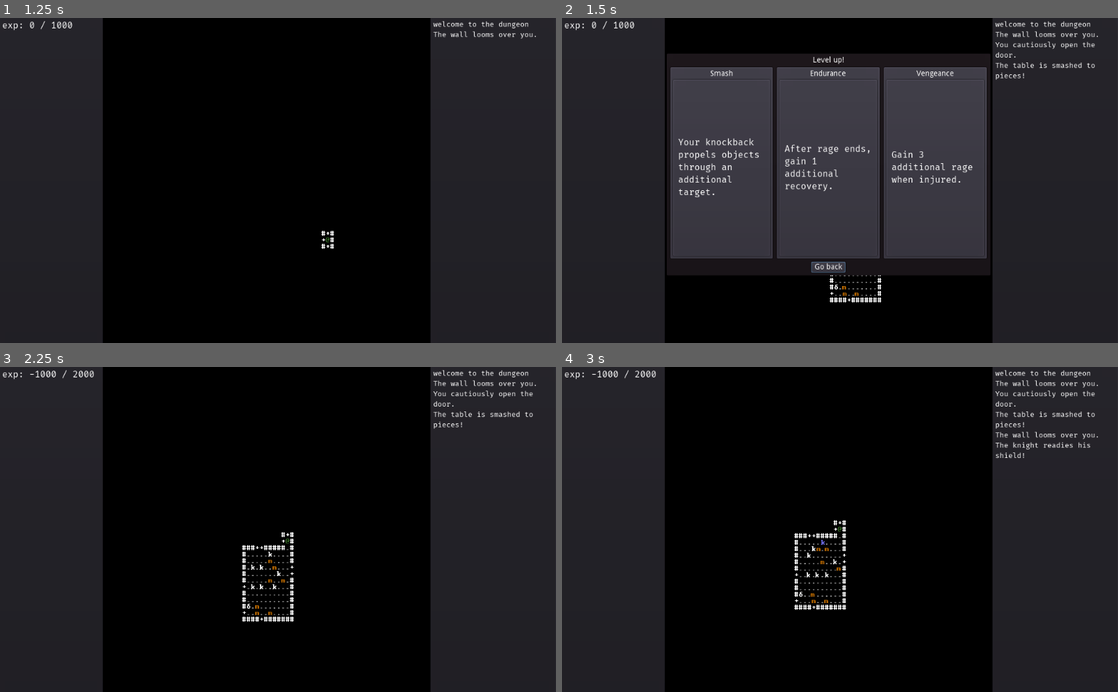
Above: before the commit, frames 1-4 (two rows, left to right).
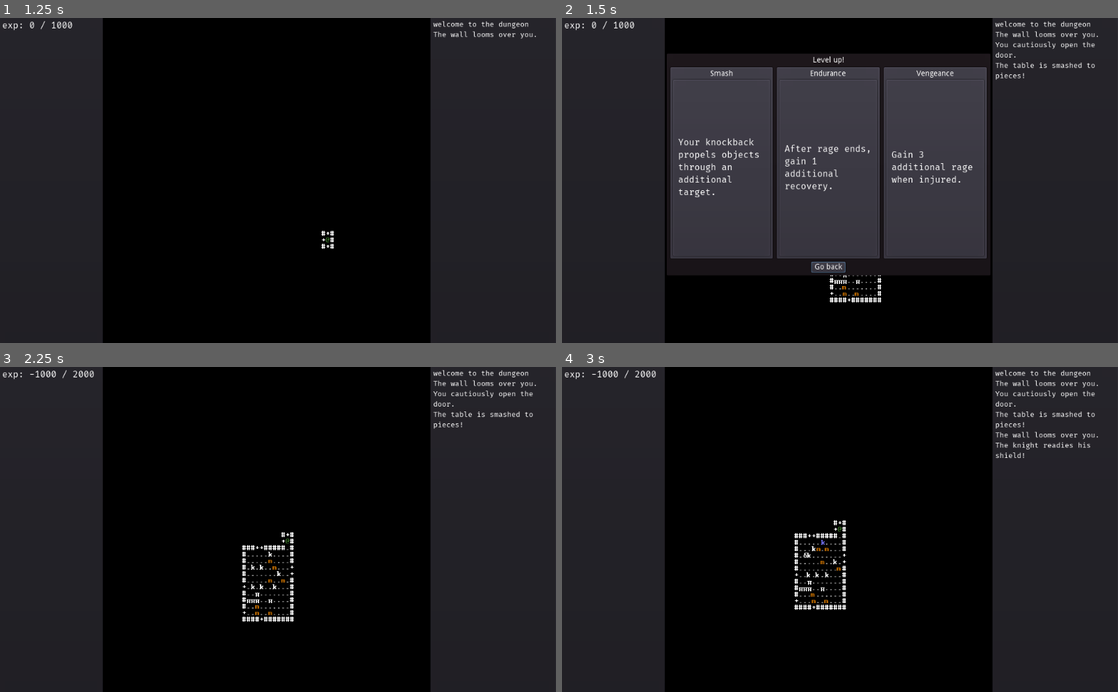
Above: after the commit, the same moments.

Repository: redxaxder/7DRL2022
Game: Godot game, scene res://scenes/root.tscn
The game is run twice, just before and just after one commit, with the same random seed, the same clock (stepped at 60 frames per second) and the same inputs.
Inputs:
- Up to frame 1 (1.25 s): tap Space (action) at 0.5 s; hold Right (right) from 0.53 s (still down); hold Space (action) from 0.53 s (still down)
- Up to frame 2 (1.5 s): release Right (right) at 1.28 s; release Space (action) at 1.28 s; hold Down (down) from 1.28 s (still down); tap Enter (level_up) at 1.35 s
- Up to frame 3 (2.25 s): release Down (down) at 2 s; click "After rage ends, gain 1 addit…" at 2 s
- Up to frame 4 (3 s): hold Right (right) from 2.78 s (still down); hold . (pass) from 2.78 s (still down)

Frame 1 is identical in both runs. In frame 2, less than 0.1% of the frame differs, in the area x 48-54%, y 79-84%; in frame 3, less than 0.1%; in frame 4, less than 0.1%, in the area x 42-48%, y 57-71%.

Commit message:
stop run when knocked back. no double destroyed message. less furniture by edges

Diff:
--- a/lib/actor.gd
+++ b/lib/actor.gd
@@ -141,7 +141,6 @@
 					strong_collision = true
 					break
 				elif	 b.is_in_group(constants.FURNITURE):
-					combatLog.say("The {0} is destroyed.".format([b.label]))
 					b.animation_delay(self.pending_animation()+anim)
 					b.die(dir)
 				elif b.player:
@@ -160,6 +159,8 @@
 			self.pc.injure()
 		else:
 			self.die(dir)
+	if self.player:
+		self.pc.stop_run()
 	update()
 
 func pending_animation() -> float:
--- a/scenes/director.gd
+++ b/scenes/director.gd
@@ -70,7 +70,7 @@
 	ortho_dijkstra = od
 	randomize()
 
-const area_targets = [2000,2000,4000,6000,10000,18000]
+const area_targets = [2000,2500,4000,6000,10000,18000]
 func decide_map(lvl: int) -> int:
 	var base_area = 0
 	for i in lvl:
@@ -82,7 +82,7 @@
 	var selector: int = int(randf() * (big_area - small_area) + small_area)
 	selector = int(0.66 * (selector - 1000))
 	if true: # TODO: remove this when adding rest of maps
-		selector = selector - (selector % 100) + 100
+		selector = int(max(selector - (selector % 100) + 100, 100))
 	return selector
 
 func refresh_pc_dijkstras():
@@ -135,6 +135,7 @@
 	var spawn_denom = 9 - level
 	var max_enemies: int = max(area / spawn_denom, 1)
 	var min_enemies = max_enemies / 3
+	var min_furniture: int = int(sz / 2)
 	var max_furniture: int = max((area / 20) - 1, 1)
 	var cells = terrain.map.room_cells(room)
 	cells.shuffle()
@@ -148,9 +149,9 @@
 	for _i in min_enemies + (randi() % int(max(max_enemies - min_enemies,1))):
 		var c = cells.pop_back()
 		if c && terrain.is_floor(c): spawn_random_enemy(c)
-	for _i in randi() % max_furniture:
+	for _i in min_furniture + (randi() % int(max(max_furniture - min_furniture,1))):
 		var c = cells.pop_back()
-		if c && terrain.is_floor(c): spawn_random_furniture(c)
+		if c && terrain.is_floor(c) && terrain.map.is_in_room(c, room, -1): spawn_random_furniture(c)
 	# add some weapons
 	var max_weapons: int = max(sz/2,1)
 	for _i in randi() % max_weapons:
